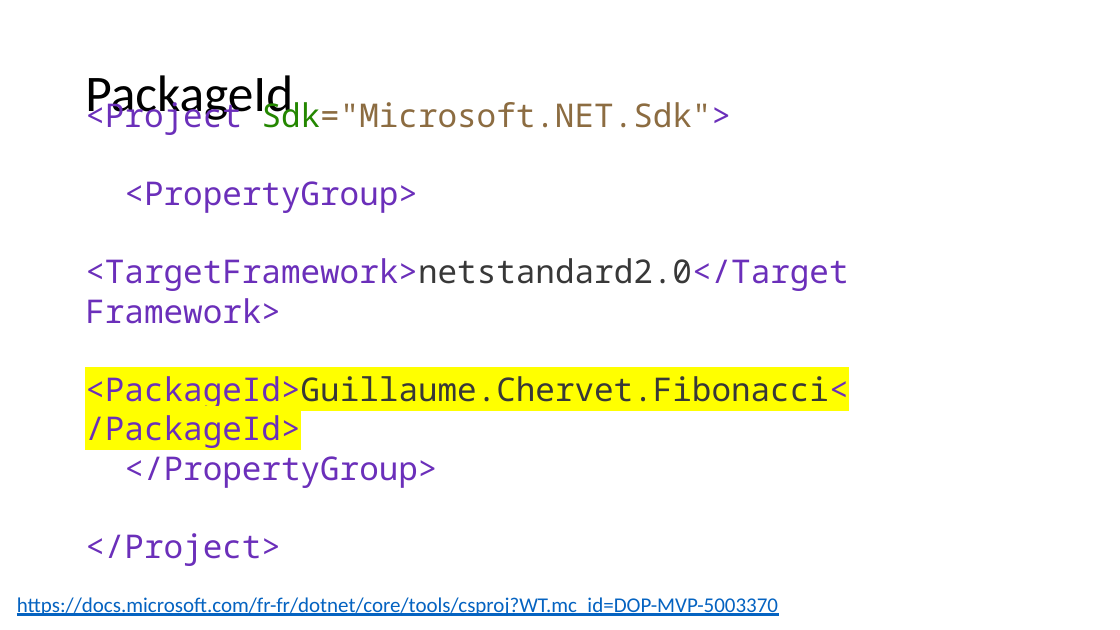
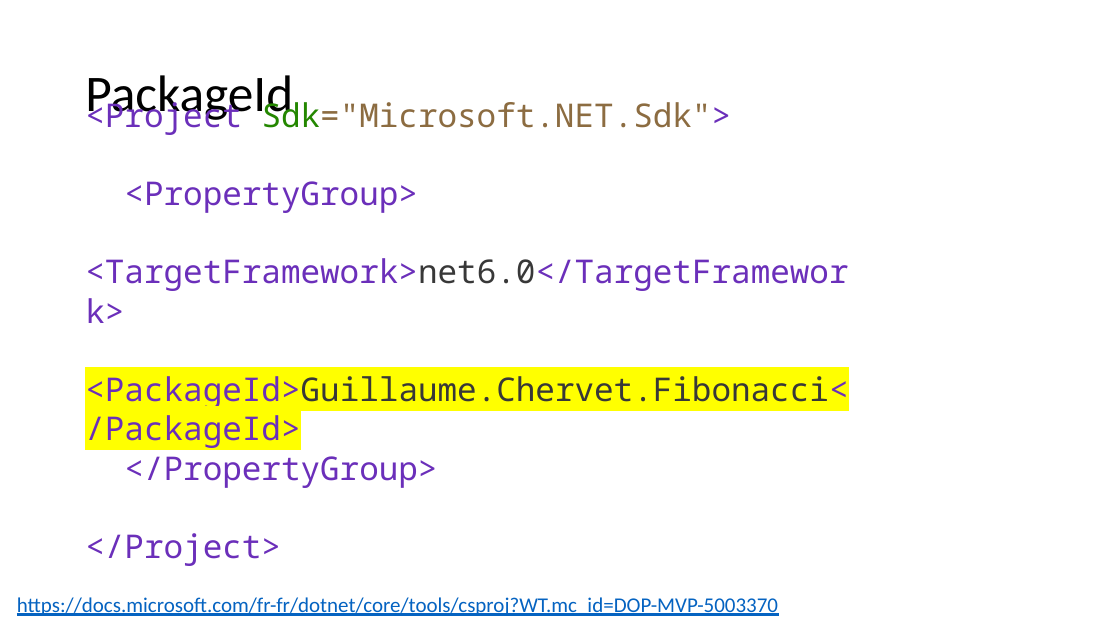
Before and after one commit to guillaume-chervet/course.dotnet, a slide deck: slide 119 of documentations/dotnet6.pptx. Drawn at 1120x630 pixels with LibreOffice and Linux fonts; fonts in the diff are those of the drawing. Boxes give left, top, right and bottom in pixels: in the first picture for what was removed or moved away, otherwise in the second. Text is boxed around its words. In the diff, an @@ line names an element or a change of style, - is before the commit and + after.

```diff
--- a/documentations/dotnet6.pptx
+++ b/documentations/dotnet6.pptx
@@ text at [85, 96, 848, 566]: text changed @@
-<Project Sdk="Microsoft.NET.Sdk">
-<PropertyGroup>
-<TargetFramework>netstandard2.0</TargetFramework>
-<PackageId>Guillaume.Chervet.Fibonacci</PackageId>
-</PropertyGroup>
-</Project>
+<Project Sdk="Microsoft.NET.Sdk">
+<PropertyGroup>
+<TargetFramework>net6.0</TargetFramework>
+<PackageId>Guillaume.Chervet.Fibonacci</PackageId>
+</PropertyGroup>
+</Project>
```
Also in this commit, not shown: 8 other slides changed, 4 slides added, 4 slides removed, 1 other file.
